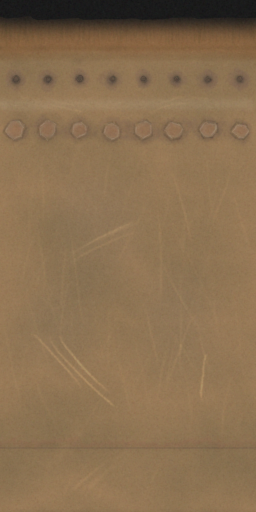
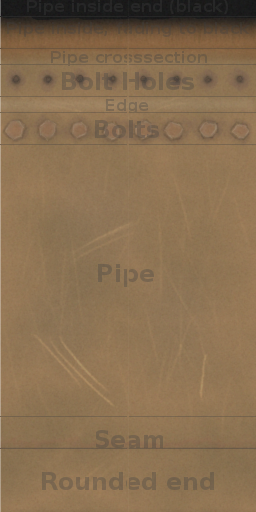
Layered file, before and after one edit (w=256, h=512). Changes by layer:
showed "Pipe Template" over left=0, top=0, right=256, bottom=512
showed "diffuse" over left=0, top=0, right=256, bottom=512
